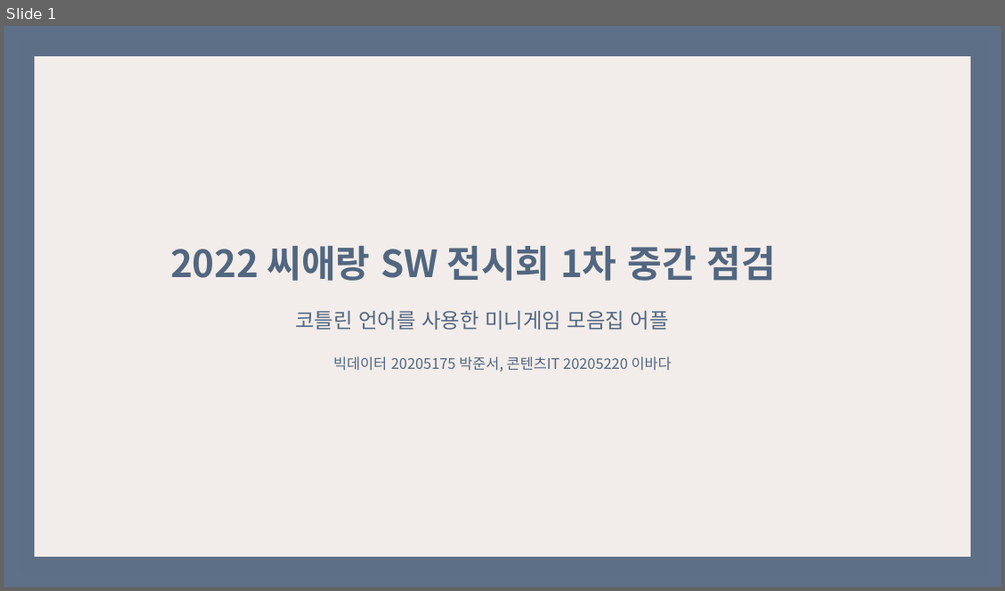
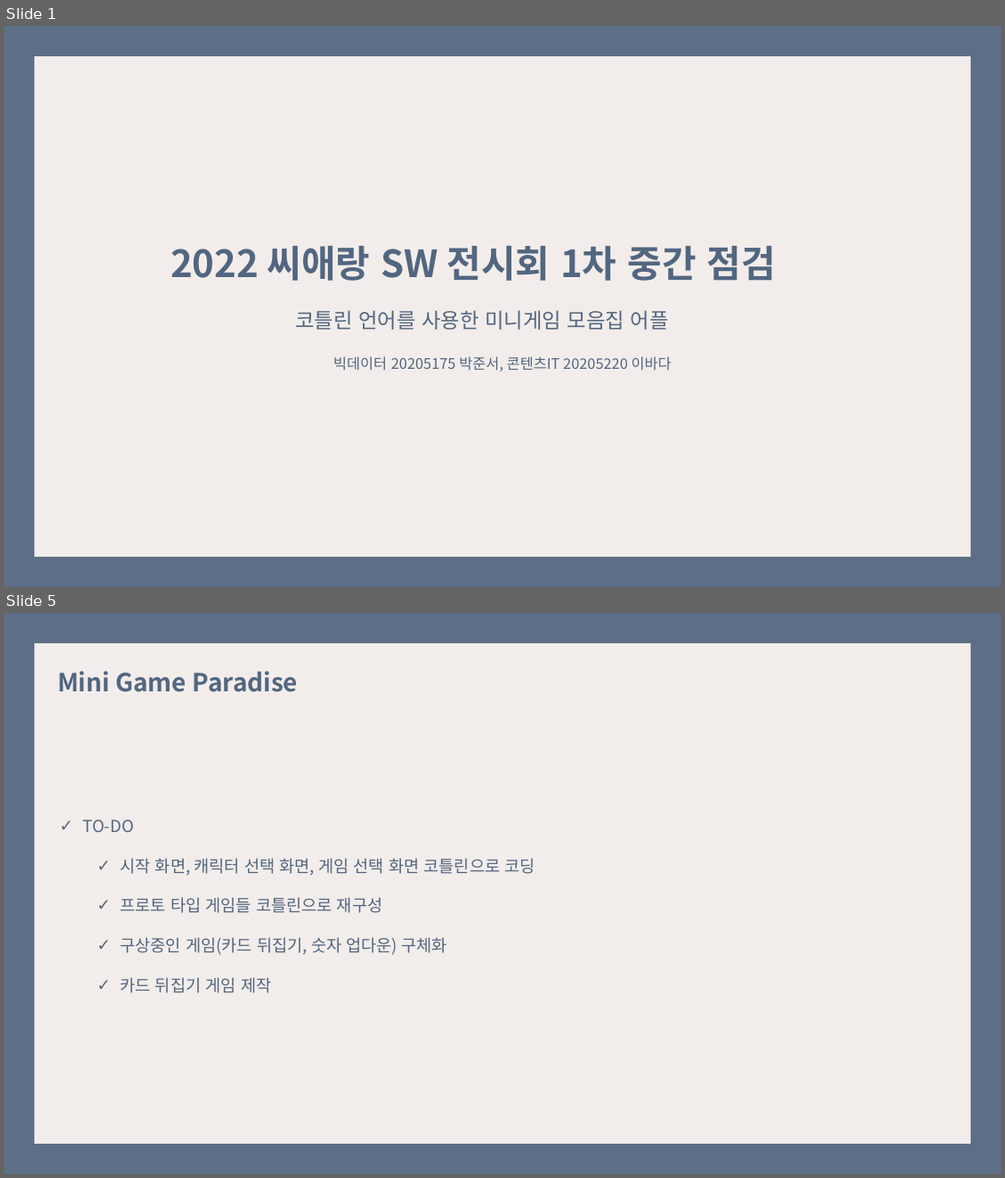
Before and after one commit to lbd0/2022_SoftwareExhibition, a slide deck: 2022_씨애랑SW전시회1차중간점검_20205175박준서,20205220이바다.pptx. Shown one above the other, each under a label of ours: slide 1 before the commit, slides 1 and 5 after it; the slides between them are not shown. The pictures are 1005x591 and 1005x1178 pixels, drawn with LibreOffice and Linux fonts; fonts in the diff are those of the drawing. Boxes give left, top, right and bottom in pixels: in the first picture for what was removed or moved away, otherwise in the second. Text is boxed around its words. In the diff, an @@ line names an element or a change of style, - is before the commit and + after.

```diff
--- a/2022_씨애랑SW전시회1차중간점검_20205175박준서,20205220이바다.pptx
+++ b/2022_씨애랑SW전시회1차중간점검_20205175박준서,20205220이바다.pptx
@@ slide 5 added at [4, 613, 1001, 1174], background #FFFFFF @@
@@ rectangle added at [19, 627, 987, 1159], fill #F2EDEA, outline #526680 30 pt @@
@@ text added at [57, 671, 299, 692], 24 pt, text #526680, bold @@
+Mini Game Paradise
@@ text added at [83, 819, 535, 993], 16 pt, text #526680 @@
+✓ TO-DO
+  ✓ 시작 화면, 캐릭터 선택 화면, 게임 선택 화면 코틀린으로 코딩
+  ✓ 프로토 타입 게임들 코틀린으로 재구성
+  ✓ 구상중인 게임(카드 뒤집기, 숫자 업다운) 구체화
+  ✓ 카드 뒤집기 게임 제작
```
Also in this commit, not shown: 1 slide changed, 2 other slides added, 1 slide removed.
